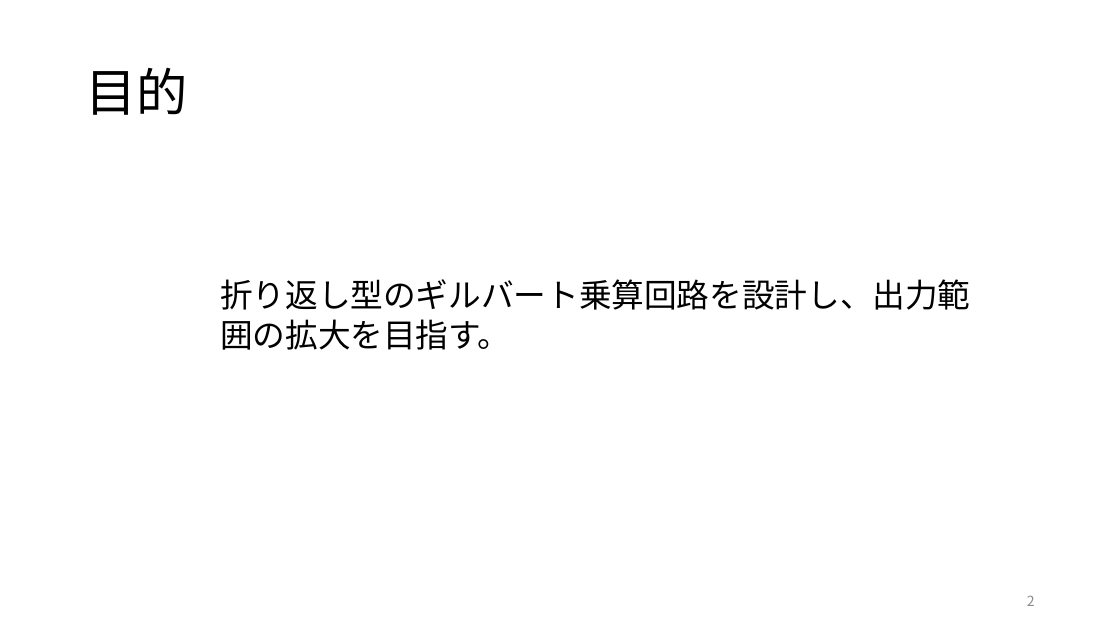
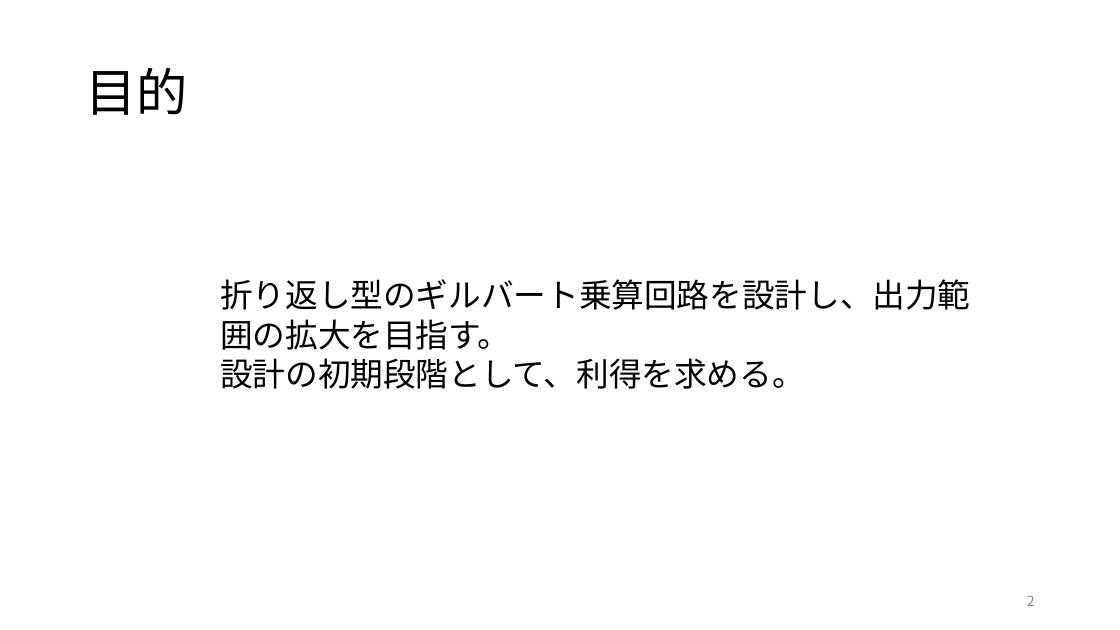
Before and after one commit to kjm-desktop10400/reserch, a slide deck: slide 2 of folded_gilbert/20230710/折り返し型ギルバート乗算回路の設計.pptx. Drawn at 1120x630 pixels with LibreOffice and Linux fonts; fonts in the diff are those of the drawing. Boxes give left, top, right and bottom in pixels: in the first picture for what was removed or moved away, otherwise in the second. Text is boxed around its words. In the diff, an @@ line names an element or a change of style, - is before the commit and + after.

```diff
--- a/folded_gilbert/20230710/折り返し型ギルバート乗算回路の設計.pptx
+++ b/folded_gilbert/20230710/折り返し型ギルバート乗算回路の設計.pptx
@@ text at (220, 358, 805, 389): paragraph added @@
+設計の初期段階として、利得を求める。
```
Also in this commit, not shown: 1 other slide changed, 3 slides added.
